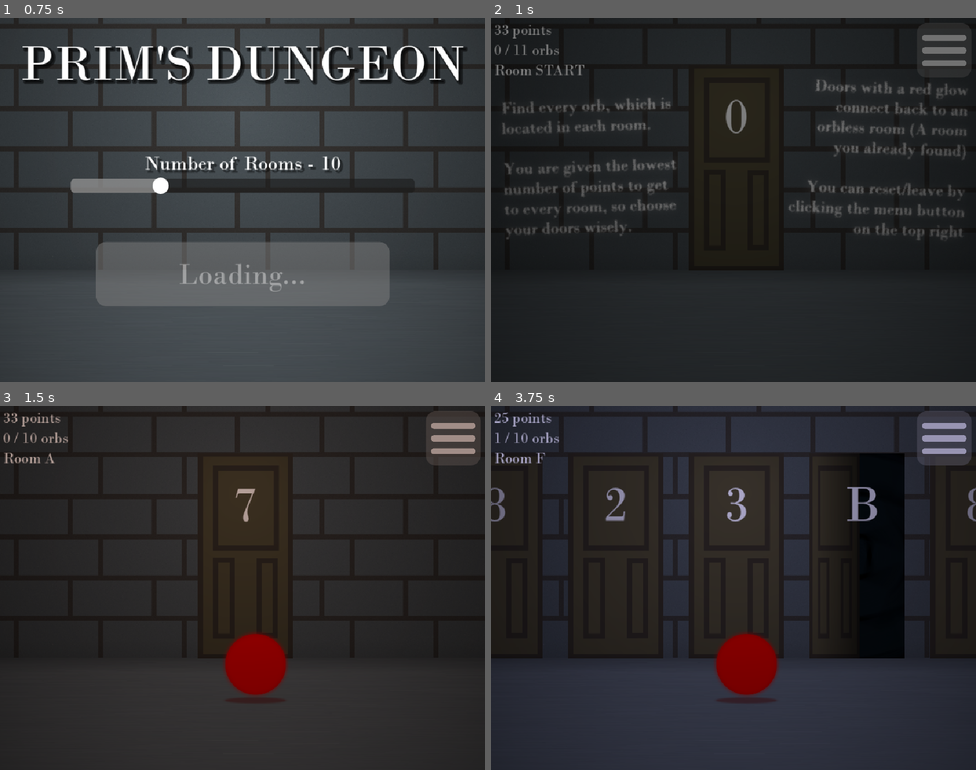
Above: before the commit, frames 1-4 (two rows, left to right).
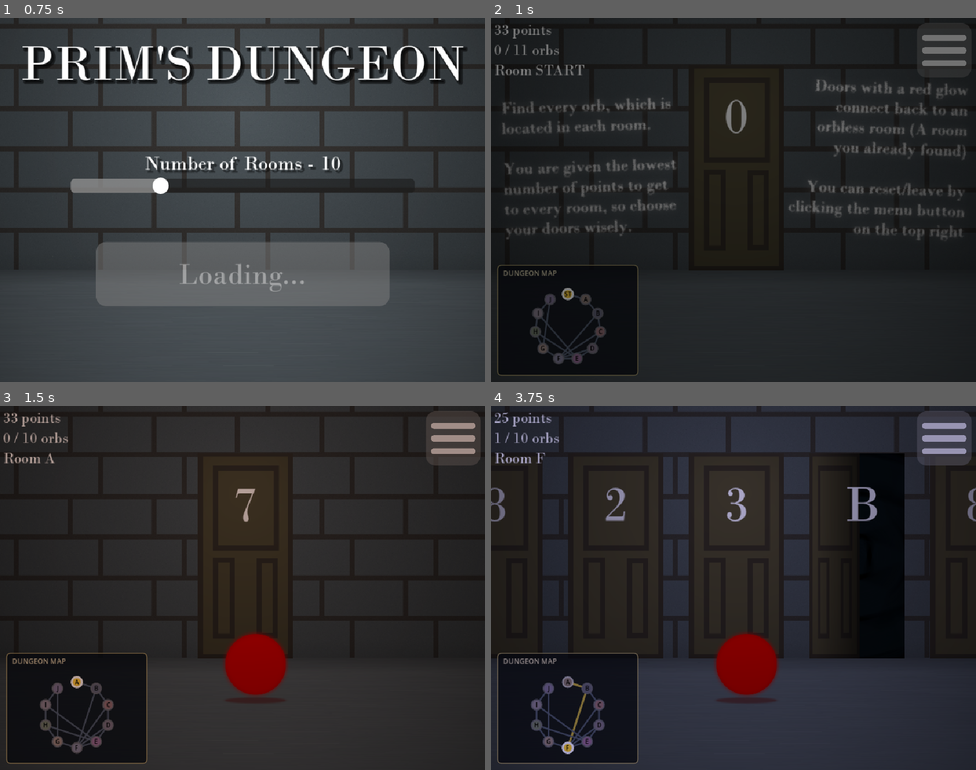
Above: after the commit, the same moments.

Repository: DasParijat/Prims-Dungeon
Game: Godot game, scene res://Home Menu/home_menu.tscn
The game is run twice, just before and just after one commit, with the same random seed, the same clock (stepped at 60 frames per second) and the same inputs.
Inputs (mouse positions are in pixels of both pictures, inside the frame that each line leads up to):
- Up to frame 1 (0.75 s): click (242, 272) at 0.5 s
- Up to frame 2 (1 s): no input
- Up to frame 3 (1.5 s): click "efef" at 1.25 s
- Up to frame 4 (3.75 s): click (748, 668) at 2 s; click "efef" at 2.75 s; click "efef" at 3.5 s

Frame 1 is identical in both runs. In frame 2, 1.4% of the frame differs, in the area x 1-31%, y 67-99%; in frame 3, 7.3%; in frame 4, 7.9%.

Commit message:
First attempt at implementing a working minimap

Diff:
--- a/Game/game.gd
+++ b/Game/game.gd
@@ -11,6 +11,7 @@
 @onready var background: TextureRect = $Room/Background
 @onready var points_label : Label = $UIContainer/PointsLabel
 @onready var orb : TextureButton = $Room/Orb
+@onready var minimap : DungeonMinimap = $Minimap
 
 @export_category("Number of Rooms")
 @export var MIN_ROOMS : int
@@ -18,8 +19,6 @@
 @export var MAX_PREV_ROOMS : int = 25
 
 var cur_dungeon : Dungeon
-
-var minimap_manager : MinimapManager
 
 var cur_room : Room
 var points : int
@@ -39,12 +38,6 @@
 
 	background.texture = START_BACKGROUND
 	start_game(rooms_array[0])
-
-	minimap_manager = MinimapManager.new()
-
-	# Connect the MinimapManager slot to its own internal signal for cleanup
-	if minimap_manager:
-		minimap_manager.connect("graph_updated_needed", Callable(self, "_on_game_state_change"))
 
 func create_dungeon() -> void:
 	cur_dungeon = Dungeon.new(GRH.num_of_rooms)
@@ -102,6 +95,8 @@
 	else:
 		orb.show()
 
+	minimap.set_dungeon_graph(rooms_array, doors_array, cur_room)
+
 func _on_door_entered(door : Door) -> void:
 	#print(door.room1.letter_id, " ", door.room2.letter_id)
 	# Get the next room the door connects to
@@ -157,19 +152,12 @@
 	cur_room.orb_found = true
 	GRH.orbs_found += 1
 	update_label_text()
+	minimap.set_dungeon_graph(rooms_array, doors_array, cur_room)
 	if GRH.orbs_found == rooms_array.size():
 		GRH.emit_signal("game_won")
 
 	orb.hide()
 
-func _on_game_state_change():
-	# This acts as the central dispatcher slot. It ensures that any event
-	# that changes state (door enter, orb pickup) causes a redraw check.
-	if minimap_manager:
-		minimap_manager.update_graph_data()
-
 func _on_game_leave() -> void:
-	# Clean up signal connections when exiting the game scene.
 	GRH.disconnect("door_entered", Callable(self, "_on_door_entered"))
 	GRH.disconnect("game_reset", Callable(self, "_on_game_reset"))
-	minimap_manager.disconnect("graph_updated_needed", Callable(self, "_on_game_state_change"))
--- a/Game/game.tscn
+++ b/Game/game.tscn
@@ -6,6 +6,7 @@
 [ext_resource type="PackedScene" uid="uid://cpy0flbvigrsd" path="res://Game/Game Menu/pause_menu.tscn" id="2_ilt8h"]
 [ext_resource type="Texture2D" uid="uid://dnkhwospra37q" path="res://Assets/Images/orb.png" id="3_dfmax"]
 [ext_resource type="FontFile" uid="uid://dsgpaw3wbslsg" path="res://Assets/Fonts/bodoni-mt-regular.ttf" id="5_j5f5y"]
+[ext_resource type="PackedScene" uid="uid://c7ob17j3jaxc1" path="res://Game/minimap.tscn" id="6_oomkl"]
 
 [sub_resource type="LabelSettings" id="LabelSettings_nm3xk"]
 font = ExtResource("5_j5f5y")
@@ -91,6 +92,9 @@
 text = "30 Points"
 label_settings = SubResource("LabelSettings_nm3xk")
 
+[node name="Minimap" parent="." unique_id=369294707 instance=ExtResource("6_oomkl")]
+layout_mode = 1
+
 [node name="pause_menu" parent="." unique_id=326289247 instance=ExtResource("2_ilt8h")]
 layout_mode = 0
 offset_left = 843.0
--- /dev/null
+++ b/Game/minimap.gd
@@ -0,0 +1,77 @@
+extends Control
+class_name DungeonMinimap
+
+## Draws the active dungeon as a graph: rooms are nodes and doors are edges.
+
+@export var padding: float = 22.0
+@export var node_radius: float = 10.0
+
+var rooms: Array[Room] = []
+var doors: Array[Door] = []
+var current_room: Room
+var panel_style: StyleBoxFlat
+
+func _ready() -> void:
+	panel_style = StyleBoxFlat.new()
+	panel_style.bg_color = Color(0.04, 0.05, 0.08, 0.78)
+	panel_style.border_color = Color(0.75, 0.68, 0.45, 0.8)
+	panel_style.set_border_width_all(2)
+	panel_style.set_corner_radius_all(8)
+
+func set_dungeon_graph(new_rooms: Array[Room], new_doors: Array[Door], active_room: Room) -> void:
+	rooms = new_rooms
+	doors = new_doors
+	current_room = active_room
+	queue_redraw()
+
+func _draw() -> void:
+	if rooms.is_empty() or panel_style == null:
+		return
+
+	draw_style_box(panel_style, Rect2(Vector2.ZERO, size))
+	draw_string(get_theme_default_font(), Vector2(12.0, 22.0), "DUNGEON MAP", HORIZONTAL_ALIGNMENT_LEFT, -1.0, 14, Color(0.88, 0.84, 0.7))
+
+	var positions := _get_room_positions()
+	_draw_doors(positions)
+	_draw_rooms(positions)
+
+func _get_room_positions() -> Dictionary:
+	var positions := {}
+	var center := Vector2(size.x * 0.5, size.y * 0.56)
+	var available_radius := minf((size.x - padding * 2.0) * 0.5, (size.y - 48.0 - padding) * 0.5)
+	var radius := maxf(20.0, available_radius - node_radius)
+
+	if rooms.size() == 1:
+		positions[rooms[0]] = center
+		return positions
+
+	for index in rooms.size():
+		var angle := TAU * float(index) / float(rooms.size()) - PI * 0.5
+		positions[rooms[index]] = center + Vector2(cos(angle), sin(angle)) * radius
+	return positions
+
+func _draw_doors(positions: Dictionary) -> void:
+	for door in doors:
+		if not positions.has(door.room1) or not positions.has(door.room2):
+			continue
+
+		var color := Color(0.33, 0.37, 0.45, 0.9) if door.is_locked else Color(0.78, 0.68, 0.28, 0.95)
+		var width := 2.0 if door.is_locked else 3.0
+		draw_line(positions[door.room1], positions[door.room2], color, width, true)
+
+func _draw_rooms(positions: Dictionary) -> void:
+	var font := get_theme_default_font()
+	for room in rooms:
+		var position: Vector2 = positions[room]
+		var fill_color := room.mod_color.darkened(0.25)
+		var outline_color := Color(0.8, 0.8, 0.8, 0.75) if room.orb_found else Color(0.42, 0.42, 0.46, 0.8)
+		var outline_width := 2.0
+
+		if room == current_room:
+			fill_color = Color(1.0, 0.82, 0.24)
+			outline_color = Color.WHITE
+			outline_width = 3.0
+
+		draw_circle(position, node_radius, fill_color)
+		draw_arc(position, node_radius, 0.0, TAU, 20, outline_color, outline_width, true)
+		draw_string(font, position + Vector2(-node_radius, 4.5), room.letter_id, HORIZONTAL_ALIGNMENT_CENTER, node_radius * 2.0, 12, Color.BLACK)
--- /dev/null
+++ b/Game/minimap.tscn
@@ -0,0 +1,16 @@
+[gd_scene format=3 uid="uid://c7ob17j3jaxc1"]
+
+[ext_resource type="Script" uid="uid://dikmfruqrdxav" path="res://Game/minimap.gd" id="1_k74m5"]
+
+[node name="Minimap" type="Control" unique_id=369294707]
+layout_mode = 3
+anchors_preset = 2
+anchor_top = 1.0
+anchor_bottom = 1.0
+offset_left = 12.0
+offset_top = -232.0
+offset_right = 292.0
+offset_bottom = -12.0
+grow_vertical = 0
+mouse_filter = 2
+script = ExtResource("1_k74m5")
Not shown, added: Game/minimap.gd.uid
